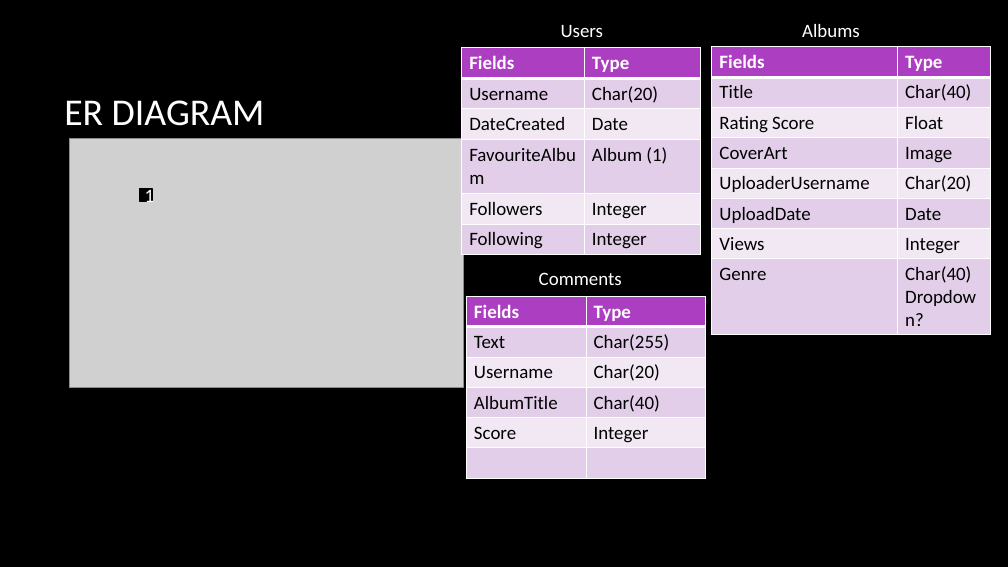
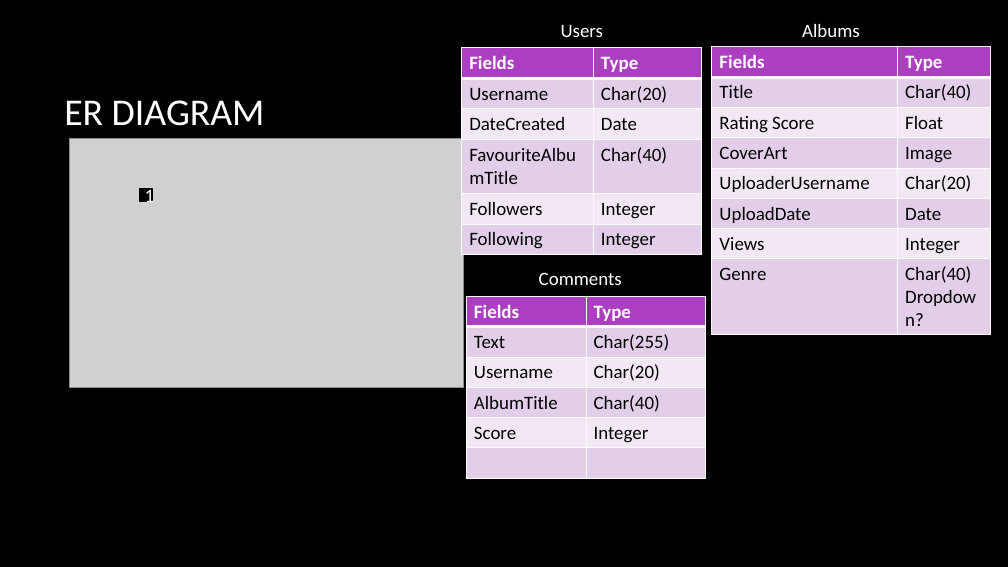
Before and after one commit to MalachyMcGinnity/WAD2GroupProject, a slide deck: slide 12 of WAD2 Group Project Design Spec.pptx. Drawn at 1008x567 pixels with LibreOffice and Linux fonts; fonts in the diff are those of the drawing; grey boxes stand for pictures; background and template pictures are left out. Boxes give left, top, right and bottom in pixels: in the first picture for what was removed or moved away, otherwise in the second. Text is boxed around its words. In the diff, an @@ line names an element or a change of style, - is before the commit and + after.

```diff
--- a/WAD2 Group Project Design Spec.pptx
+++ b/WAD2 Group Project Design Spec.pptx
@@ table at (x1=462, y1=48, x2=701, y2=253) @@
-row 4, column 1: FavouriteAlbum
+row 4, column 1: FavouriteAlbumTitle
-row 4, column 2: Album (1)
+row 4, column 2: Char(40)
```
Also in this commit, not shown: 5 other slides changed.
